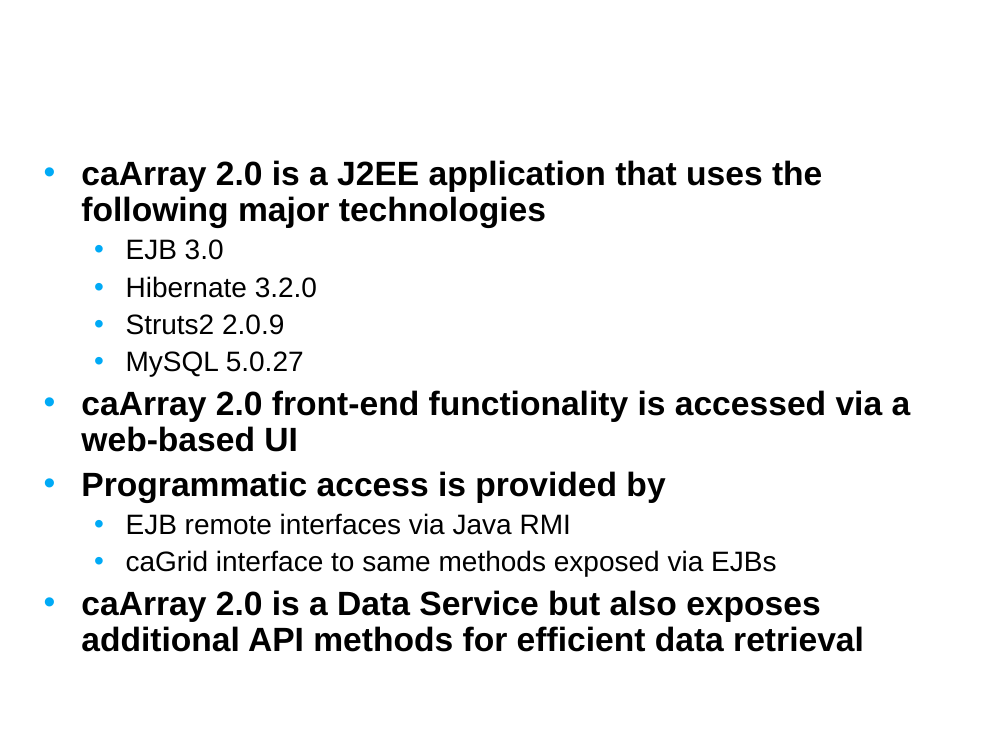
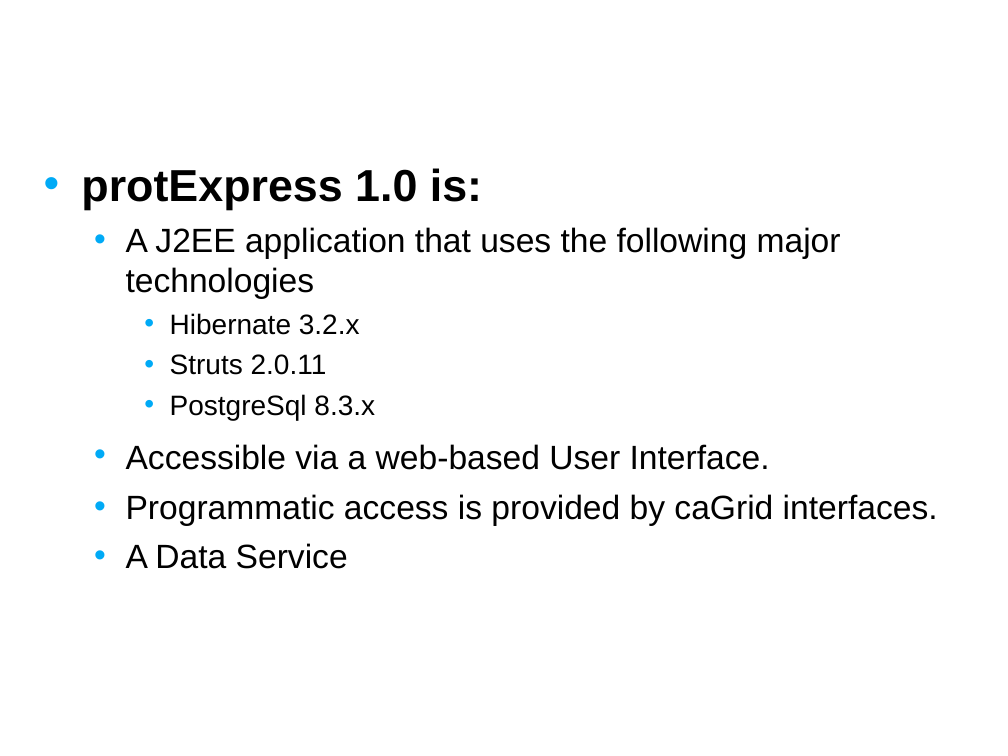
Before and after one commit to NCIP/prot-express, a slide deck: slide 12 of docs/silver_compatibility_review/1.0/artifacts/01. protexpress_silver_compat_kickoff_Jan_2008.ppt (slide 14 before the commit). Drawn at 1008x756 pixels with LibreOffice and Linux fonts; fonts in the diff are those of the drawing; background and template pictures are left out. Boxes give left, top, right and bottom in pixels: in the first picture for what was removed or moved away, otherwise in the second. Text is boxed around its words. In the diff, an @@ line names an element or a change of style, - is before the commit and + after.

```diff
--- a/docs/silver_compatibility_review/1.0/artifacts/01. protexpress_silver_compat_kickoff_Jan_2008.ppt
+++ b/docs/silver_compatibility_review/1.0/artifacts/01. protexpress_silver_compat_kickoff_Jan_2008.ppt
@@ text at [81,168,938,569]: text changed; bold off @@
-• caArray 2.0 is a J2EE application that uses the following major technologies
-  • EJB 3.0
-  • Hibernate 3.2.0
-  • Struts2 2.0.9
-  • MySQL 5.0.27
-• caArray 2.0 front-end functionality is accessed via a web-based UI
-• Programmatic access is provided by
-  • EJB remote interfaces via Java RMI
-  • caGrid interface to same methods exposed via EJBs
-• caArray 2.0 is a Data Service but also exposes additional API methods for efficient data retrieval
+• protExpress 1.0 is:
+  • A J2EE application that uses the following major technologies
+    • Hibernate 3.2.x
+    • Struts 2.0.11
+    • PostgreSql 8.3.x
+  • Accessible via a web-based User Interface.
+  • Programmatic access is provided by caGrid interfaces.
+  • A Data Service
```
Also in this commit, not shown: 10 other slides changed, 4 slides added, 9 slides removed, 10 other files.
